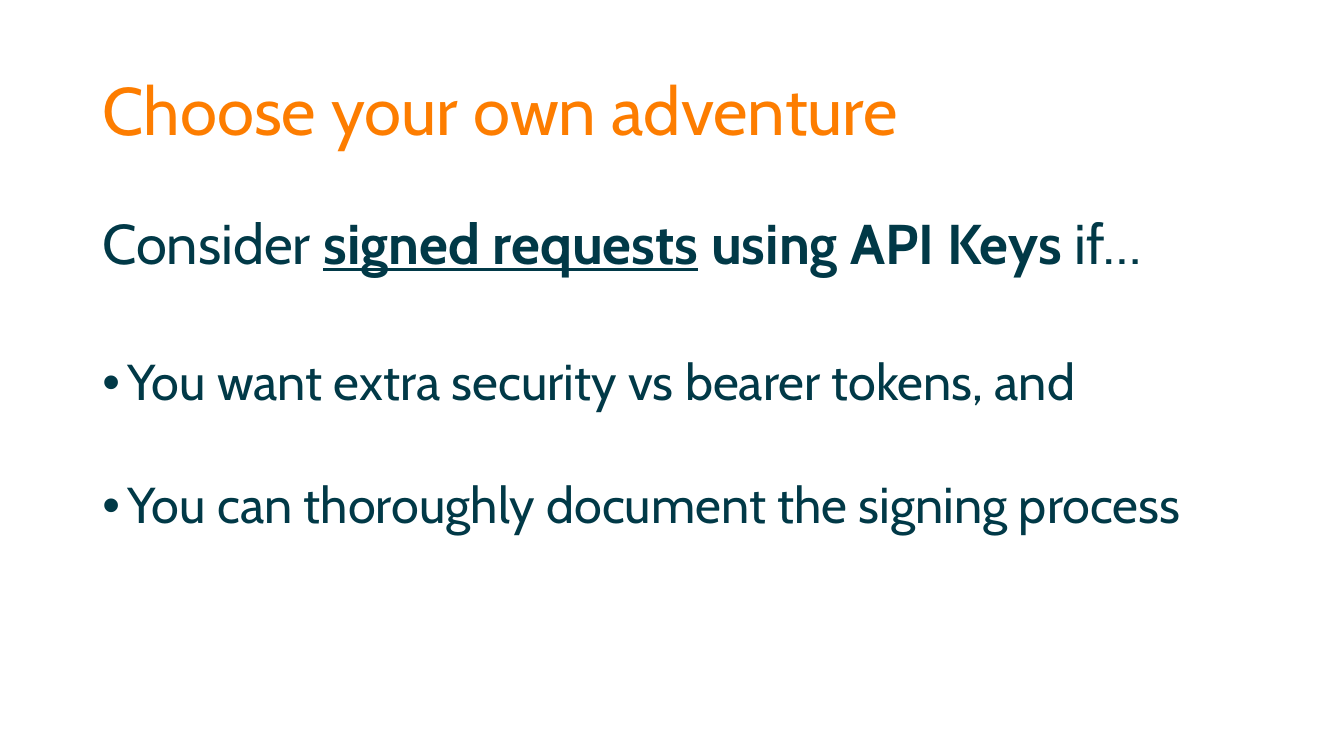
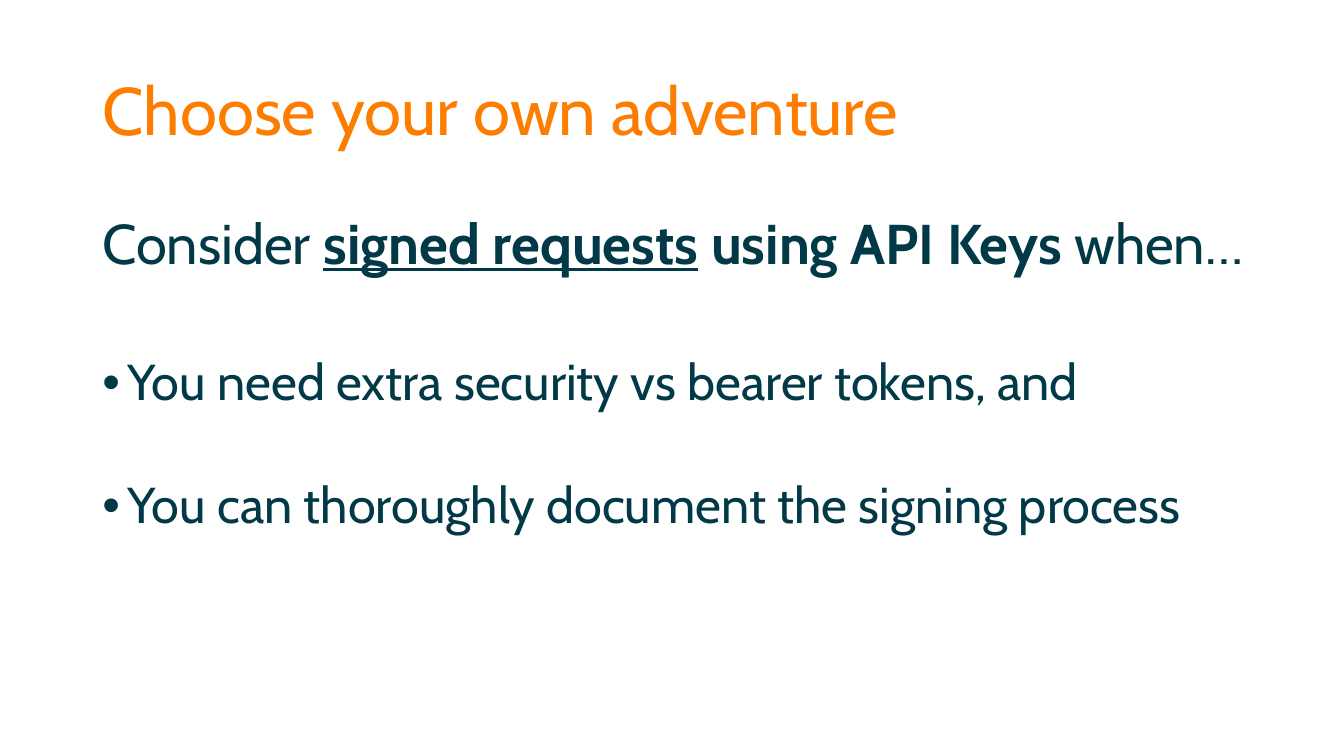
Before and after one commit to spetryjohnson/Securing-Your-API-Endpoints, a slide deck: slide 77 of Securing Your API Endpoints.pptx (slide 74 before the commit). Drawn at 1344x756 pixels with LibreOffice and Linux fonts; fonts in the diff are those of the drawing. Boxes give left, top, right and bottom in pixels: in the first picture for what was removed or moved away, otherwise in the second. Text is boxed around its words. In the diff, an @@ line names an element or a change of style, - is before the commit and + after.

```diff
--- a/Securing Your API Endpoints.pptx
+++ b/Securing Your API Endpoints.pptx
@@ text at [102, 222, 1243, 411]: text changed; size 36 to 40 pt @@
-Consider signed requests using API Keys if…
-• You want extra security vs bearer tokens, and
+Consider signed requests using API Keys when…
+• You need extra security vs bearer tokens, and
```
Also in this commit, not shown: 19 other slides changed, 3 slides added, 3 other files.
